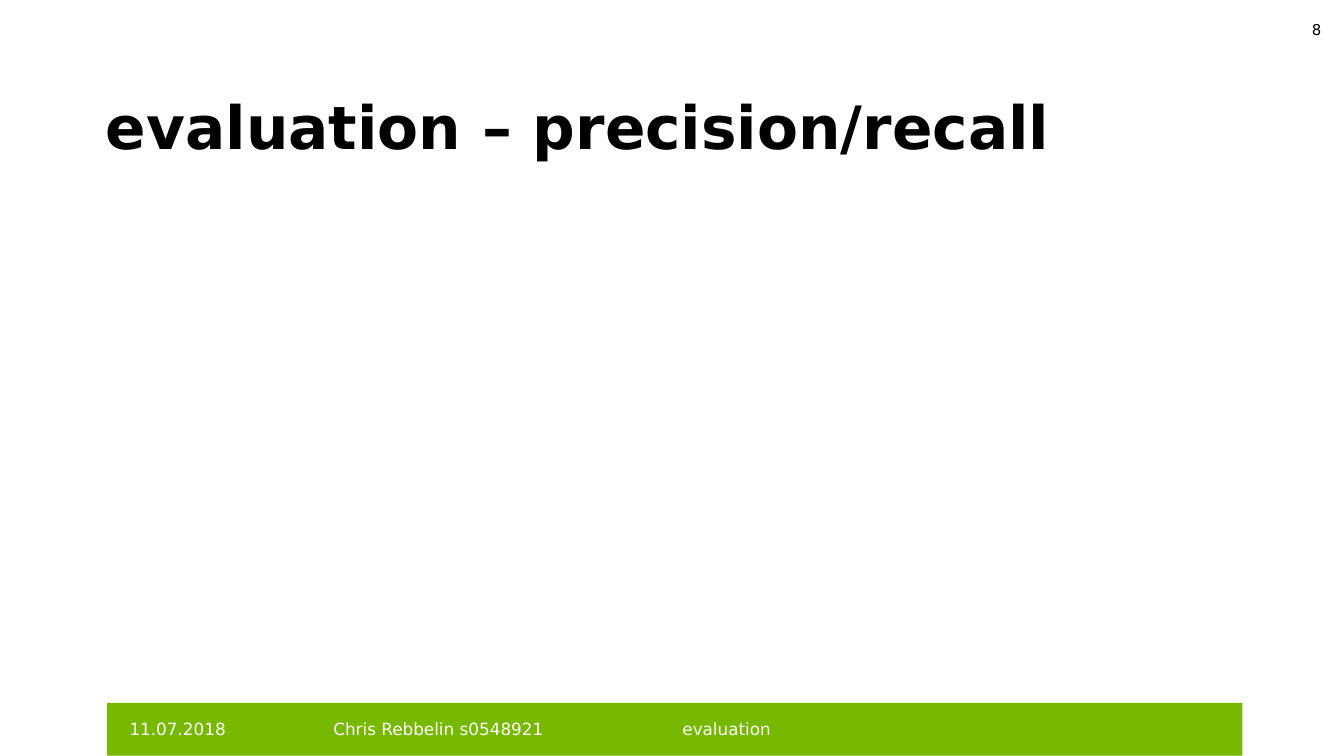
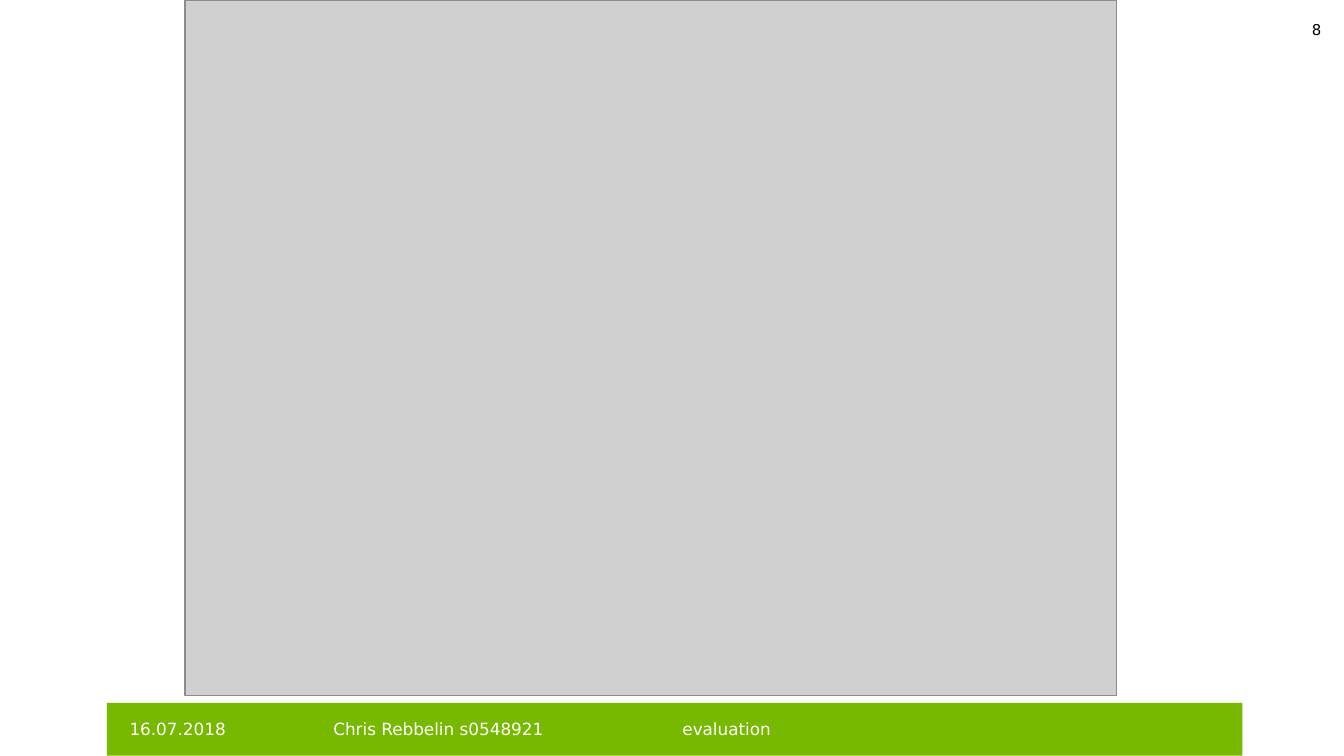
Before and after one commit to HeleleF/cnnProjUni, a slide deck: slide 8 of beleggg.pptx. Drawn at 1344x756 pixels with LibreOffice and Linux fonts; fonts in the diff are those of the drawing; grey boxes stand for pictures; background and template pictures are left out. Boxes give left, top, right and bottom in pixels: in the first picture for what was removed or moved away, otherwise in the second. Text is boxed around its words. In the diff, an @@ line names an element or a change of style, - is before the commit and + after.

```diff
--- a/beleggg.pptx
+++ b/beleggg.pptx
@@ picture added at <box>185,0,1117,695</box> @@
@@ title removed at <box>106,103,1050,161</box> @@
-evaluation – precision/recall
@@ text at <box>130,722,226,736</box>: text changed @@
-11.07.2018
+16.07.2018
```
Also in this commit, not shown: 10 other slides changed, 11 slides added, 1 other file.
